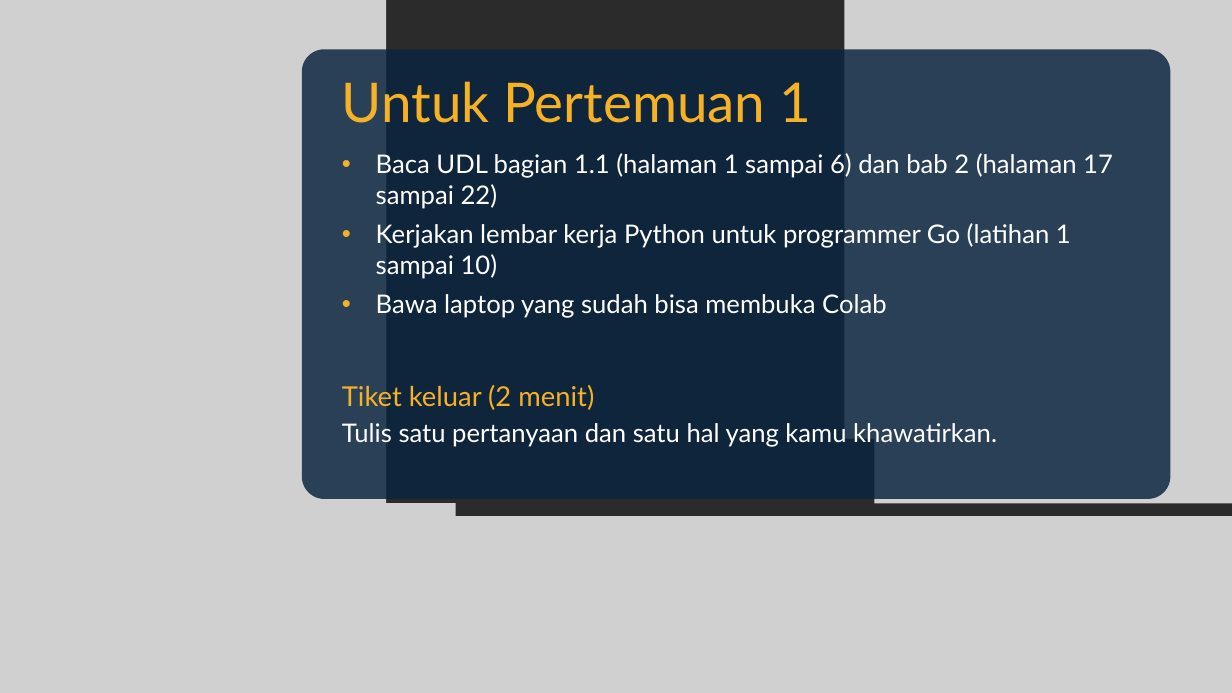
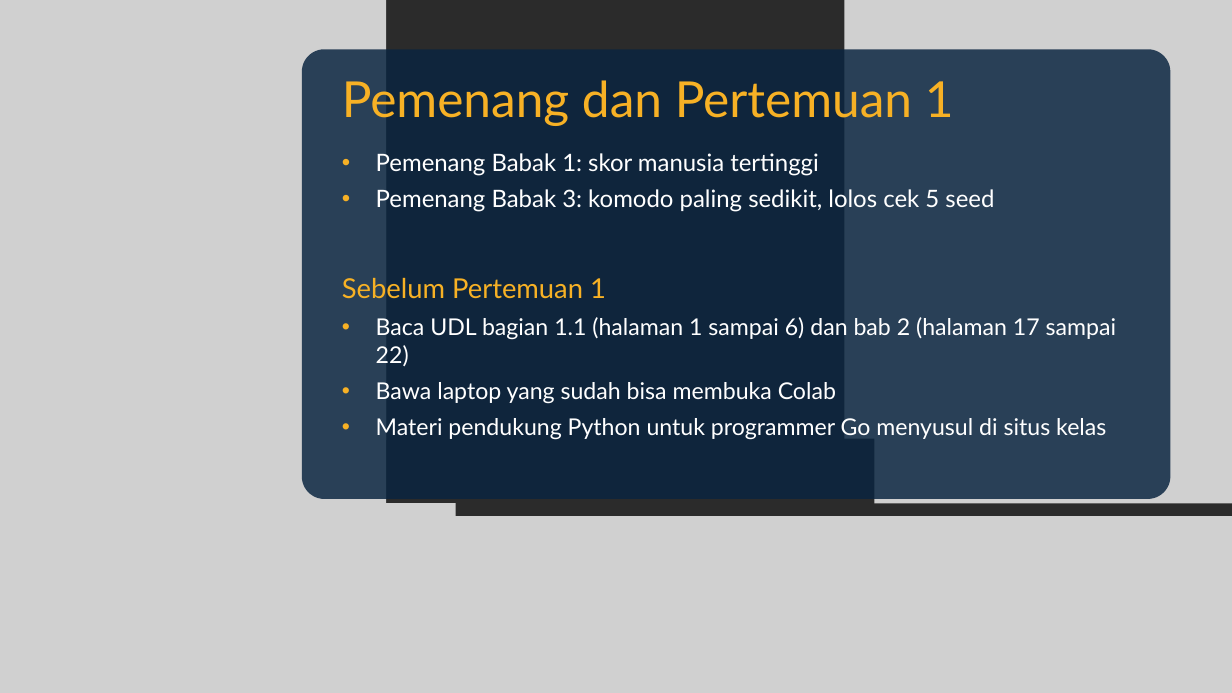
Before and after one commit to dafx7/COMPUTING-AI-ML-OPTIMIZATION, a slide deck: slide 27 of week0/slides/Pertemuan-0-Kickoff.pptx. Drawn at 1232x693 pixels with LibreOffice and Linux fonts; fonts in the diff are those of the drawing; grey boxes stand for pictures; background and template pictures are left out; a plain dark background stands for a picture behind light text. Boxes give left, top, right and bottom in pixels: in the first picture for what was removed or moved away, otherwise in the second. Text is boxed around its words. In the diff, an @@ line names an element or a change of style, - is before the commit and + after.

```diff
--- a/week0/slides/Pertemuan-0-Kickoff.pptx
+++ b/week0/slides/Pertemuan-0-Kickoff.pptx
@@ text at (342,80,954,126): text changed; size 64 to 58 pt @@
-Untuk Pertemuan 1
+Pemenang dan Pertemuan 1
@@ text at (376,153,994,212): text changed; size 30 to 28 pt @@
-• Baca UDL bagian 1.1 (halaman 1 sampai 6) dan bab 2 (halaman 17 sampai 22)
-• Kerjakan lembar kerja Python untuk programmer Go (latihan 1 sampai 10)
-• Bawa laptop yang sudah bisa membuka Colab
+• Pemenang Babak 1: skor manusia tertinggi
+• Pemenang Babak 3: komodo paling sedikit, lolos cek 5 seed
@@ text at (342,278,1116,440): text changed; size 30 to 27 pt @@
-Tiket keluar (2 menit)
-Tulis satu pertanyaan dan satu hal yang kamu khawatirkan.
+Sebelum Pertemuan 1
+• Baca UDL bagian 1.1 (halaman 1 sampai 6) dan bab 2 (halaman 17 sampai 22)
+• Bawa laptop yang sudah bisa membuka Colab
+• Materi pendukung Python untuk programmer Go menyusul di situs kelas
```
Also in this commit, not shown: 10 other slides changed, 14 slides added, 14 slides removed, 3 other files.
